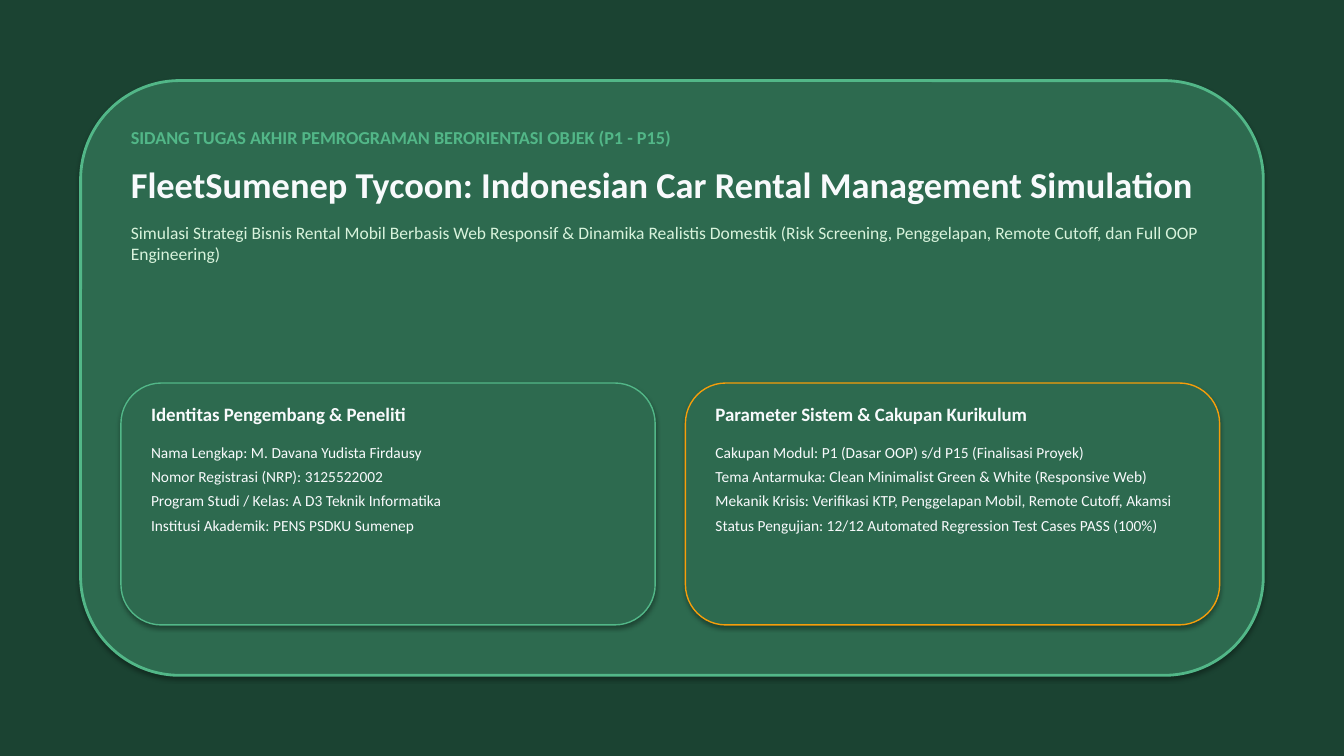
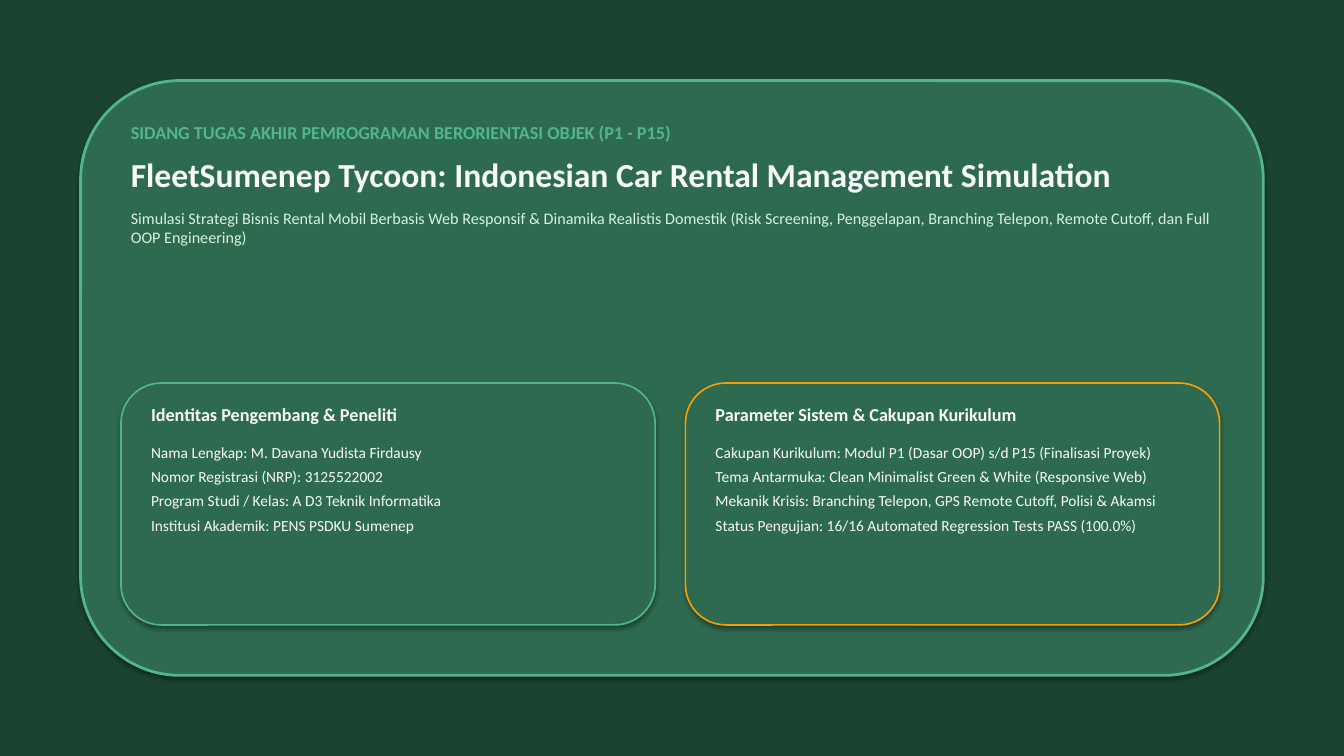
Before and after one commit to DavaYudist/PEMROGRAMAN-BERORIENTASI-OBJEK, a slide deck: slide 1 of Project_Akhir_Semester_Game_3125522002_M Davana Yudista Firdausy/presentation_game_capstone.pptx. Drawn at 1344x756 pixels with LibreOffice and Linux fonts; fonts in the diff are those of the drawing. Boxes give left, top, right and bottom in pixels: in the first picture for what was removed or moved away, otherwise in the second. Text is boxed around its words. In the diff, an @@ line names an element or a change of style, - is before the commit and + after.

Commit message:
feat(game): implement branching crisis phone scenarios, guaranteed GPS retrieval, and concise 12-slide academic deck (M. Davana Yudista Firdausy - 3125522002)

```diff
--- a/Project_Akhir_Semester_Game_3125522002_M Davana Yudista Firdausy/presentation_game_capstone.pptx
+++ b/Project_Akhir_Semester_Game_3125522002_M Davana Yudista Firdausy/presentation_game_capstone.pptx
@@ text at (131, 126, 1111, 193): size 26 to 24 pt in "FleetSumenep Tycoon: Indonesian Car Rental Management Simula ..."; less space between paragraphs @@
@@ text at (131, 212, 1209, 246): text changed; size 12.5 to 11.5 pt @@
-Simulasi Strategi Bisnis Rental Mobil Berbasis Web Responsif & Dinamika Realistis Domestik (Risk Screening, Penggelapan, Remote Cutoff, dan Full OOP Engineering)
+Simulasi Strategi Bisnis Rental Mobil Berbasis Web Responsif & Dinamika Realistis Domestik (Risk Screening, Penggelapan, Branching Telepon, Remote Cutoff, dan Full OOP Engineering)
@@ rounded rectangle at (121, 383, 655, 625): outline #52B788 1 pt to #52B788 1.2 pt @@
@@ rounded rectangle at (686, 383, 1220, 625): outline #F59E0B 1 pt to #F59E0B 1.2 pt @@
@@ text "Identitas Pengembang & Peneliti" at (151, 408, 397, 424): size 13.5 to 13 pt @@
@@ text "Parameter Sistem & Cakupan Kurikulum" at (715, 408, 1017, 424): size 13.5 to 13 pt @@
@@ text at (715, 447, 1151, 461): text changed @@
-Cakupan Modul: P1 (Dasar OOP) s/d P15 (Finalisasi Proyek)
+Cakupan Kurikulum: Modul P1 (Dasar OOP) s/d P15 (Finalisasi Proyek)
@@ text at (715, 495, 1156, 534): text changed @@
-Mekanik Krisis: Verifikasi KTP, Penggelapan Mobil, Remote Cutoff, Akamsi
-Status Pengujian: 12/12 Automated Regression Test Cases PASS (100%)
+Mekanik Krisis: Branching Telepon, GPS Remote Cutoff, Polisi & Akamsi
+Status Pengujian: 16/16 Automated Regression Tests PASS (100.0%)
```
Also in this commit, not shown: 8 other slides changed, 3 slides added, 5 slides removed, 9 other files.
